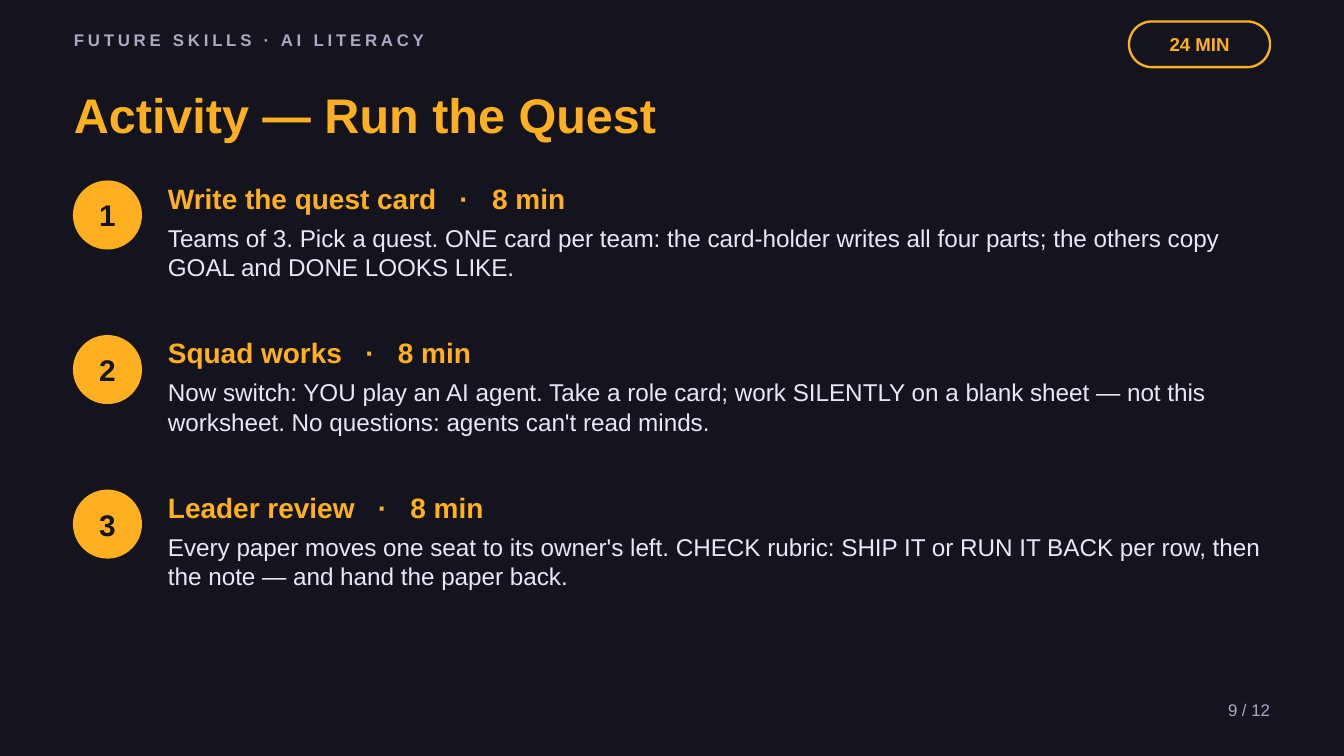
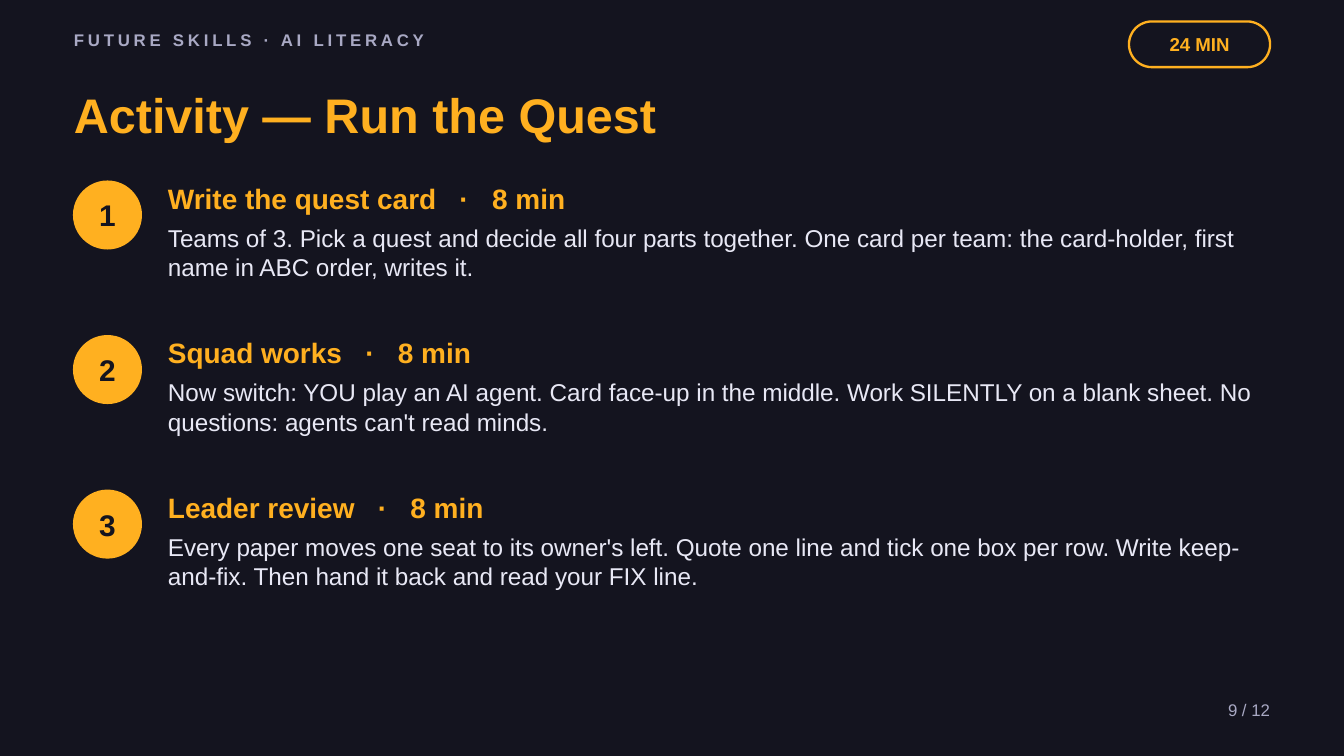
Before and after one commit to phiunit/tptphi, a slide deck: slide 9 of products/ai-agent-intern/dist/Lead Your AI Squad - Slides.pptx. Drawn at 1344x756 pixels with LibreOffice and Linux fonts; fonts in the diff are those of the drawing. Boxes give left, top, right and bottom in pixels: in the first picture for what was removed or moved away, otherwise in the second. Text is boxed around its words. In the diff, an @@ line names an element or a change of style, - is before the commit and + after.

```diff
--- a/products/ai-agent-intern/dist/Lead Your AI Squad - Slides.pptx
+++ b/products/ai-agent-intern/dist/Lead Your AI Squad - Slides.pptx
@@ text at (168,229,1234,279): text changed @@
-Teams of 3. Pick a quest. ONE card per team: the card-holder writes all four parts; the others copy GOAL and DONE LOOKS LIKE.
+Teams of 3. Pick a quest and decide all four parts together. One card per team: the card-holder, first name in ABC order, writes it.
@@ text at (168,383,1251,436): text changed @@
-Now switch: YOU play an AI agent. Take a role card; work SILENTLY on a blank sheet — not this worksheet. No questions: agents can't read minds.
+Now switch: YOU play an AI agent. Card face-up in the middle. Work SILENTLY on a blank sheet. No questions: agents can't read minds.
@@ text at (168,538,1240,590): text changed @@
-Every paper moves one seat to its owner's left. CHECK rubric: SHIP IT or RUN IT BACK per row, then the note — and hand the paper back.
+Every paper moves one seat to its owner's left. Quote one line and tick one box per row. Write keep-and-fix. Then hand it back and read your FIX line.
```
Also in this commit, not shown: 9 other slides changed, 32 other files.
